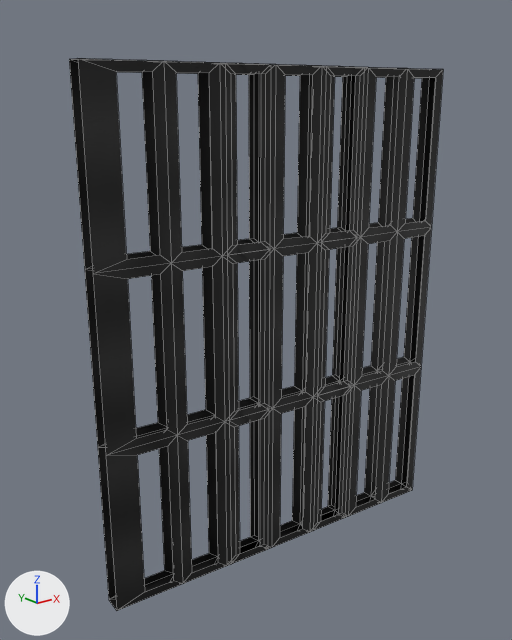
Two versions of the OBJ model ConfigInicial/ModelsProyectos/puerta1.obj, one commit apart.
The view is the same before and after, from a 50 mm lens placed at (-0.252, -0.546, 0.138), pointed at (0.176, -0.011, -0.076). Lighting does not change. The marker at lower left points along +X, +Y and +Z. The older version comes first. Mesh edges are drawn as thin lines. Where no turn or scale is listed for an object, it has been applied to the vertices.

The older version as bpy lines, for what is in view:
```python
me_grid = bpy.data.meshes.new('Grid')
me_grid.from_pydata(...)  # 366 vertices, 324 faces; spans x -0.002..0.394, y -0.053..0.0, z -0.332..0.166
me_grid.materials.append(mat_material_109)  # picture img_textura_metal_png
ob_grid = bpy.data.objects.new('Grid', me_grid)
ob_grid.location = (0.0, 0.0, 0.0)
```
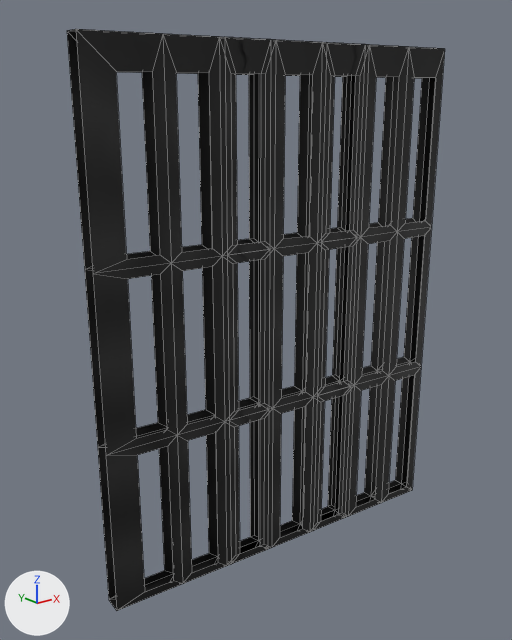
Where the change shows, as pixel boxes (x1, y1, x2, y2) in the pictures (512 x 640 px; the box of a moved part takes in the faces that stretch with it):
'Grid', reshaped: before (69, 58, 443, 611); after (67, 29, 445, 611)
part 1 of me_grid, moved or reshaped: before (69, 58, 443, 274); after (67, 29, 445, 274)

Patch to the scene script:
```diff
--- a/ConfigInicial/ModelsProyectos/puerta1.obj.py
+++ b/ConfigInicial/ModelsProyectos/puerta1.obj.py
@@ me_grid @@
 # used by ob_grid; location = (0.0, 0.0, 0.0)
-me_grid.from_pydata(...)  # 366 vertices, 324 faces; spans x -0.002..0.394, y -0.053..0.0, z -0.332..0.166
+me_grid.from_pydata(...)  # 366 vertices, 324 faces; spans x -0.002..0.394, y -0.053..0.0, z -0.332..0.187
+# me_grid part 1: all 42 vertices in x -0.002..0.394, y -0.053..0.0, z 0.166 are moved by (0.0, 0.0, 0.02)
 me_grid.materials.append(mat_material_109)
```
